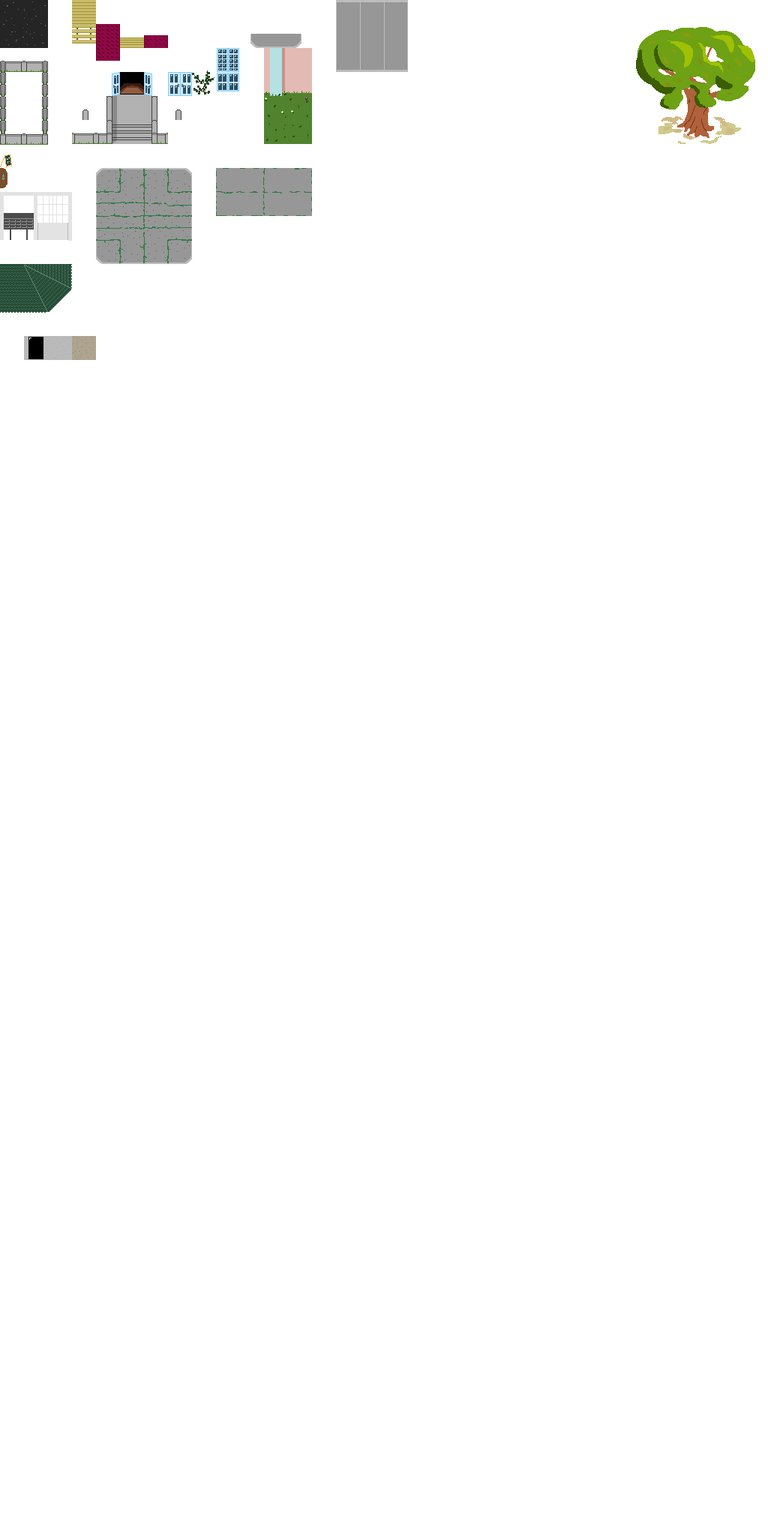
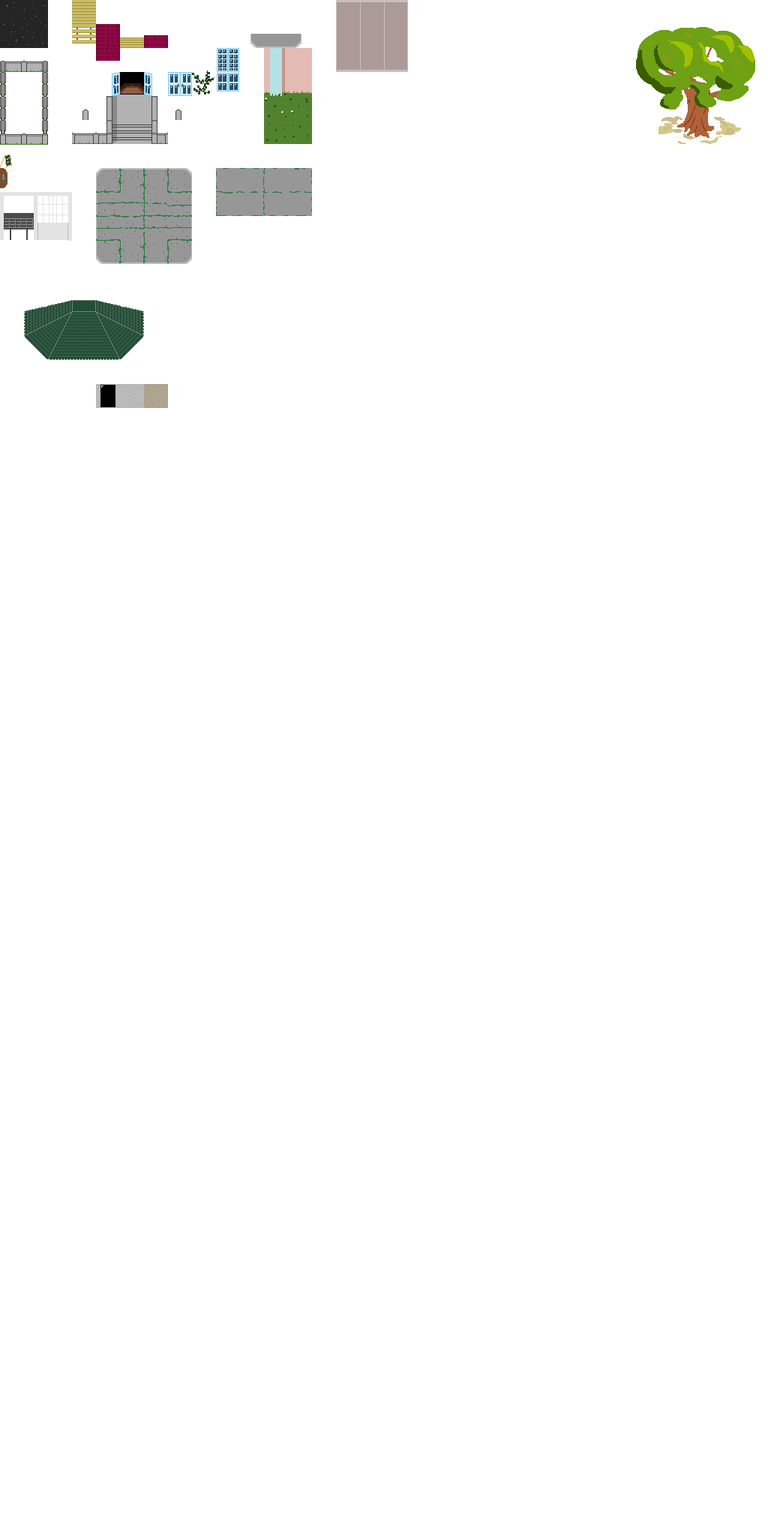
Layered file, before and after one edit (768x1536). Changes by layer:
painted on "roofs" over [0, 0, 408, 408]
removed layer "Ebene 55" over [0, 0, 408, 408]
added group "haus b" with 1 layers above "tree" over [0, 0, 408, 408]
added layer "ecce" in group "haus b" over [0, 0, 408, 408]
